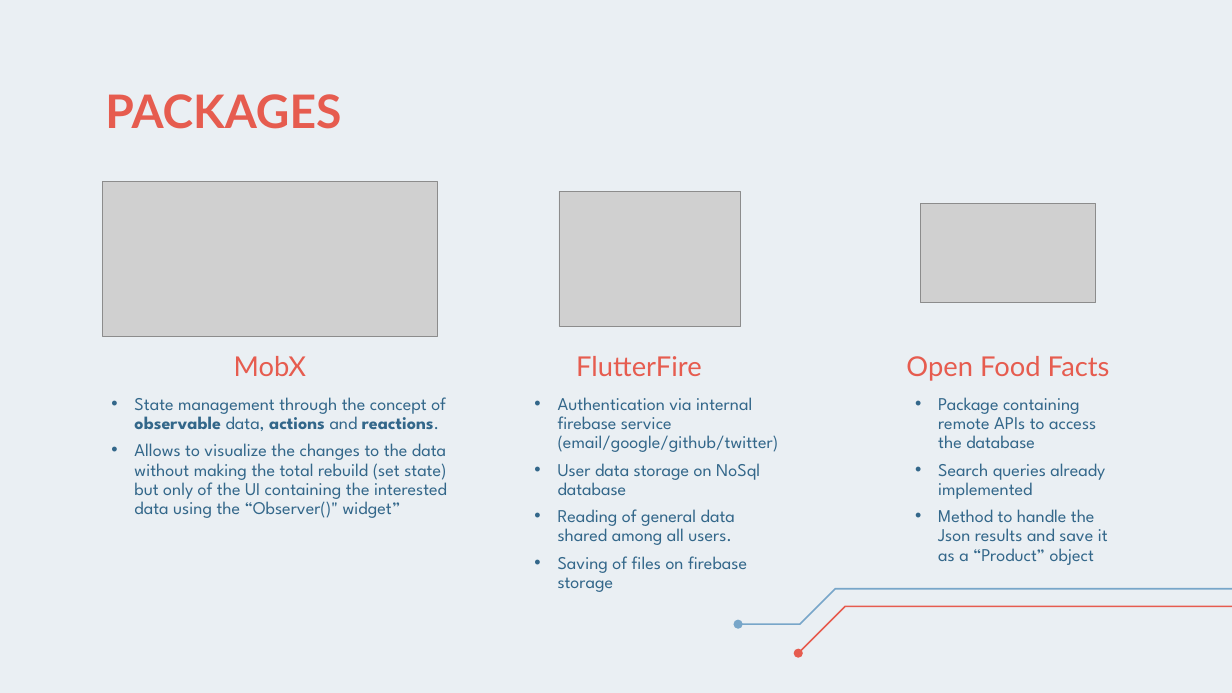
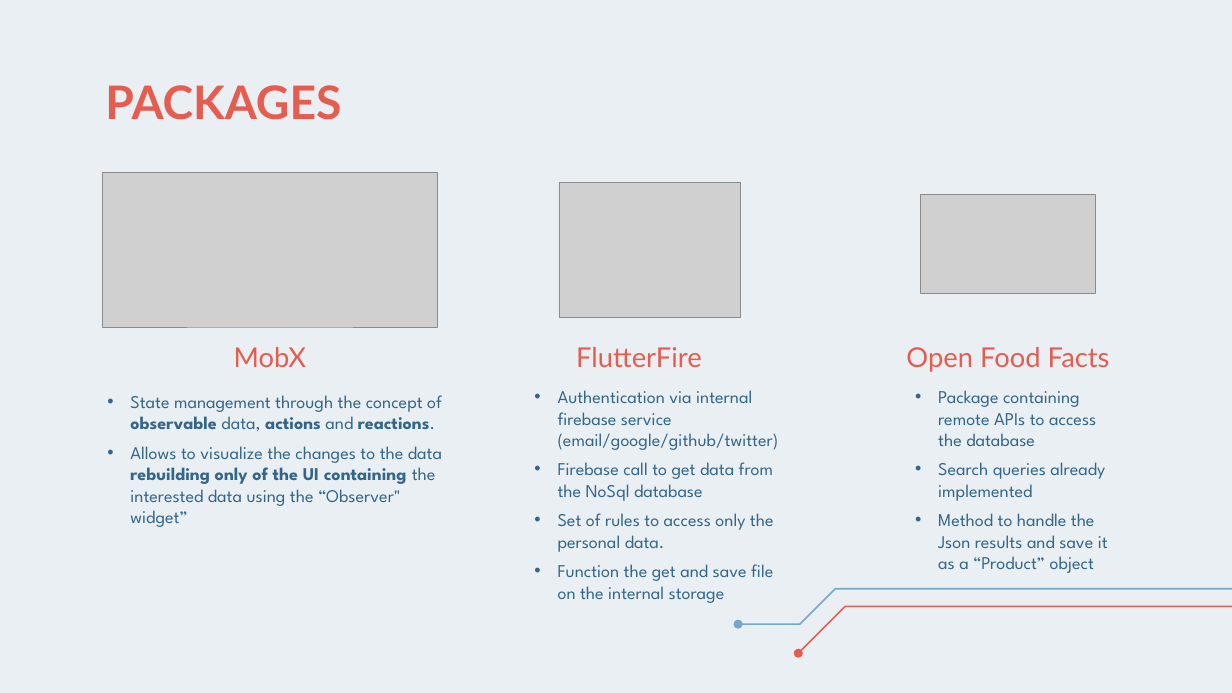
Before and after one commit to Ciuse/Bealthy_app, a slide deck: slide 8 of Presentazione/Presentazione Bealthy.pptx. Drawn at 1232x693 pixels with LibreOffice and Linux fonts; fonts in the diff are those of the drawing; grey boxes stand for pictures. Boxes give left, top, right and bottom in pixels: in the first picture for what was removed or moved away, otherwise in the second. Text is boxed around its words. In the diff, an @@ line names an element or a change of style, - is before the commit and + after.

```diff
--- a/Presentazione/Presentazione Bealthy.pptx
+++ b/Presentazione/Presentazione Bealthy.pptx
@@ subtitle "Authentication via internal firebase service ...": place and size @@
-subtitle "Authentication via internal firebase service ..." at (558, 397, 779, 592)
+subtitle "Authentication via internal firebase service ..." at (558, 390, 779, 603)
@@ 4 titles, 3 pictures, 1 subtitle: place and size @@
-4 titles, 3 pictures, 1 subtitle at (103, 94, 1110, 565)
+4 titles, 3 pictures, 1 subtitle at (103, 85, 1110, 573)
@@ subtitle "Package containing remote APIs to ..." at (938, 390, 1108, 573): line spacing 0.9 to 1 @@
@@ subtitle at (130, 395, 442, 431): line spacing 0.9 to 1 @@
@@ subtitle at (558, 390, 779, 450): line spacing 0.9 to 1 @@
@@ subtitle at (130, 446, 442, 527): text changed @@
-• Allows to visualize the changes to the data without making the total rebuild (set state) but only of the UI containing the interested data using the “Observer()" widget”
+• Allows to visualize the changes to the data rebuilding only of the UI containing the interested data using the “Observer" widget”
@@ subtitle at (558, 462, 774, 603): text changed @@
-• User data storage on NoSql database
-• Reading of general data shared among all users.
-• Saving of files on firebase storage
+• Firebase call to get data from the NoSql database
+• Set of rules to access only the personal data.
+• Function the get and save file on the internal storage
```
Also in this commit, not shown: 4 other slides changed.
